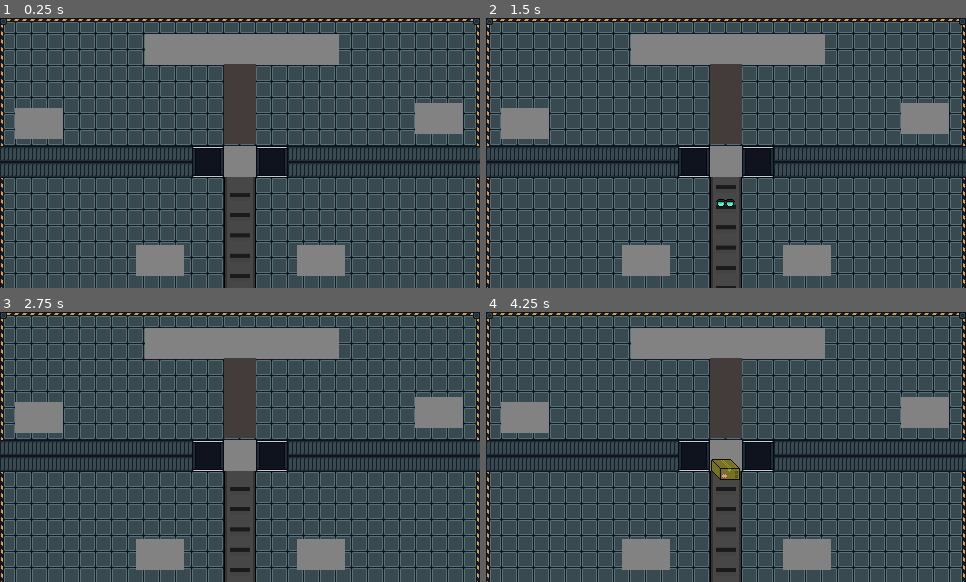
Above: before the commit, frames 1-4 (two rows, left to right).
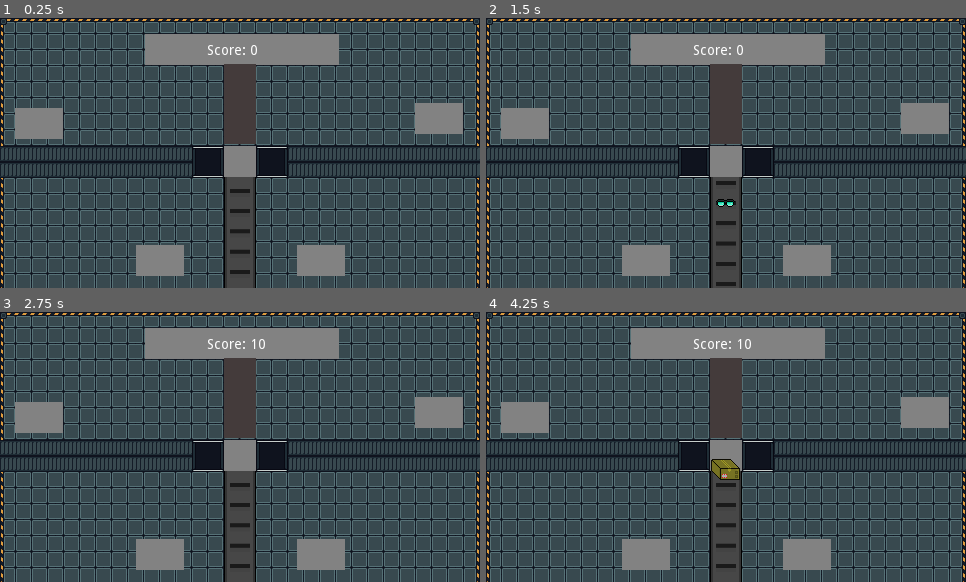
Above: after the commit, the same moments.

Repository: victordev018/Recycling-Mat
Game: Godot game, scene res://Scenes/MainLevel.tscn
The game is run twice, just before and just after one commit, with the same random seed, the same clock (stepped at 60 frames per second) and the same inputs.
Inputs:
- Up to frame 1 (0.25 s): no input
- Up to frame 2 (1.5 s): tap Enter (ui_accept) at 0.5, 0.77 s; hold Right (ui_right) 0.53-1.28 s; hold Left (ui_left) from 1.28 s (still down)
- Up to frame 3 (2.75 s): tap Enter (ui_accept) at 1.52 s; release Left (ui_left) at 2.03 s; hold Right (ui_right) from 2.03 s (still down)
- Up to frame 4 (4.25 s): tap Enter (ui_accept) at 3.02, 3.77 s; release Right (ui_right) at 3.53 s; hold Left (ui_left) from 3.53 s (still down)

The runs differ from the first frame. In frame 1, 0.7% of the frame differs, in the area x 43-54%, y 10-97%; in frame 2, 0.8%, in the area x 43-54%, y 10-100%; in frame 3, 0.8%; in frame 4, 0.8%.

Commit message:
feat: Added label Score in game and system of the points

Diff:
--- a/Autoload/Global.gd
+++ b/Autoload/Global.gd
@@ -6,6 +6,8 @@
 var instanciateResidue: bool;
 ## referencia ao residuo
 var residuo = null;
+## score de acertos do player
+var score: int = 0;
 
 ## resíduos database.
 var residueDatabase: Dictionary = {
--- a/Scenes/MainLevel.tscn
+++ b/Scenes/MainLevel.tscn
@@ -362,7 +362,7 @@
 position = Vector2( 240, 223.5 )
 scale = Vector2( 0.125, 0.310096 )
 frames = SubResource( 17 )
-frame = 3
+frame = 4
 speed_scale = 2.0
 playing = true
 
@@ -422,3 +422,10 @@
 color = Color( 0.513726, 0.513726, 0.513726, 1 )
 
 [node name="Game" parent="." instance=ExtResource( 3 )]
+
+[node name="Score" type="Label" parent="."]
+margin_left = 207.0
+margin_top = 26.0
+margin_right = 283.0
+margin_bottom = 48.0
+text = "Score:"
--- a/Scripts/Residue.gd
+++ b/Scripts/Residue.gd
@@ -56,12 +56,14 @@
 	# verifica se o resíduo entrou no buraco da direita
 	if self.global_position == Global.levelNode.holeRightPos and !timerInit:
 		print("estou no buraco direito")
+		checkRecyclable(true, 10);
 		timer.start();
 		timerInit = true;
 
 	# verifica se o resíduo entrou no buraco da esquerda
 	if self.global_position == Global.levelNode.holeLeftPos and !timerInit:
 		print("estou no buraco esquerda")
+		checkRecyclable(false, 10);
 		timer.start();
 		timerInit = true;
 
@@ -69,3 +71,10 @@
 func _on_Timer_timeout():
 	queue_free();
 	Global.instanciateResidue = true;
+
+## função para verificar se o player acertou se o resíduo é ou não reciclável
+func checkRecyclable(condition: bool, points:int) -> void:
+	if isRecyclible == condition:
+		Global.score += points;
+	else:
+		Global.score -= points/2;
--- a/Scripts/mainLevel.gd
+++ b/Scripts/mainLevel.gd
@@ -5,5 +5,11 @@
 onready var holeRightPos: Vector2 = Vector2(272, 144);
 onready var holeLeftPos: Vector2 = Vector2(208, 144);
 
+## referência ao label do score
+onready var labelScore: Label = get_node("Score");
+
 func _ready() -> void:
 	Global.levelNode = self;
+
+func _process(delta) -> void:
+	labelScore.text = "Score: " + str(Global.score);
